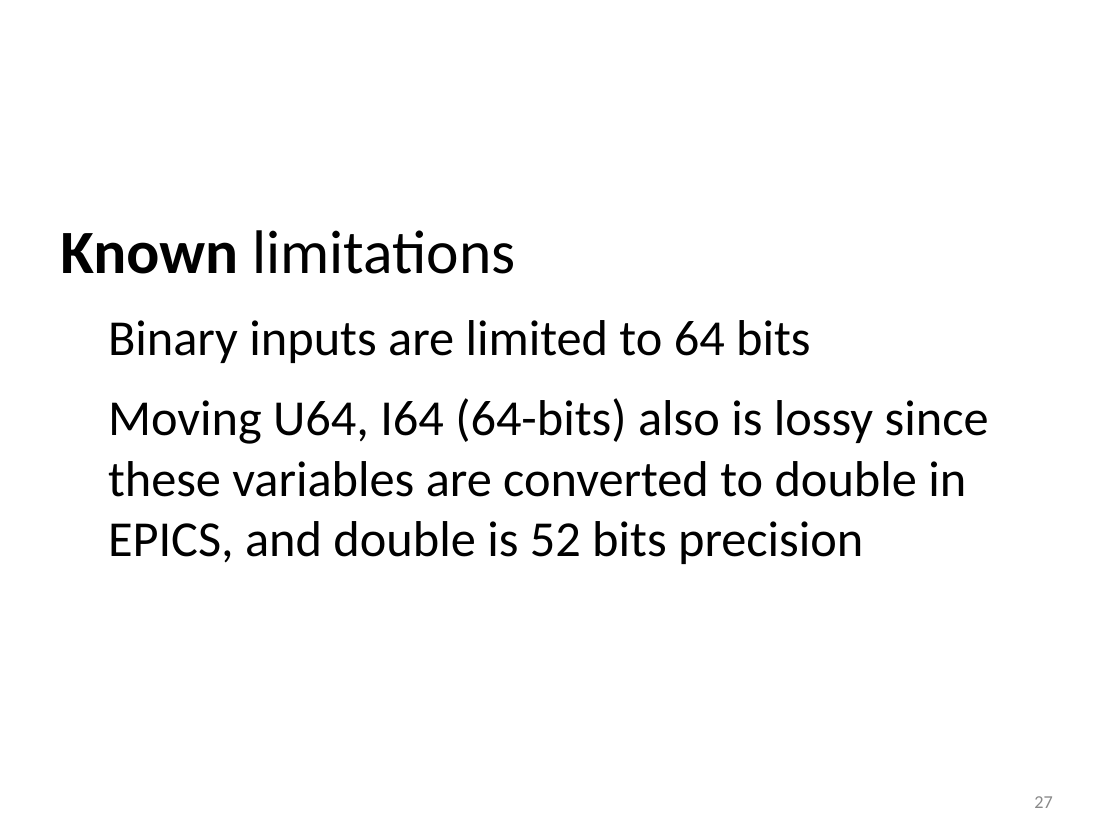
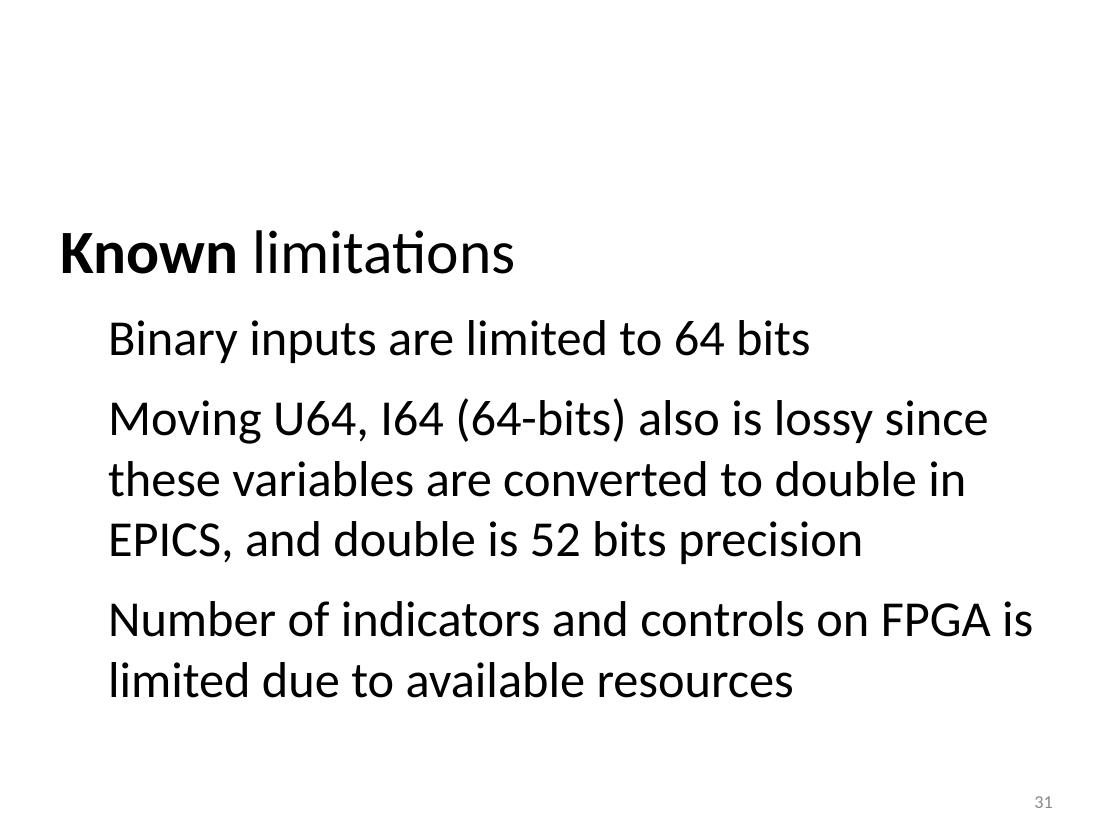
Before and after one commit to lnls-sol/project-nheengatu, a slide deck: slide 31 of docs/CRIO-EPICs-integration.odp (slide 27 before the commit). Drawn at 1120x840 pixels with LibreOffice and Linux fonts; fonts in the diff are those of the drawing; background and template pictures are left out. Boxes give left, top, right and bottom in pixels: in the first picture for what was removed or moved away, otherwise in the second. Text is boxed around its words. In the diff, an @@ line names an element or a change of style, - is before the commit and + after.

```diff
--- a/docs/CRIO-EPICs-integration.odp
+++ b/docs/CRIO-EPICs-integration.odp
@@ text at (108,601,1033,698): paragraph added @@
+● Number of indicators and controls on FPGA is limited due to available resources
@@ page number at (1034,796,1052,808): text changed @@
-27
+31
```
Also in this commit, not shown: 14 other slides changed, 5 slides added, 1 slide removed, 1 other file.
